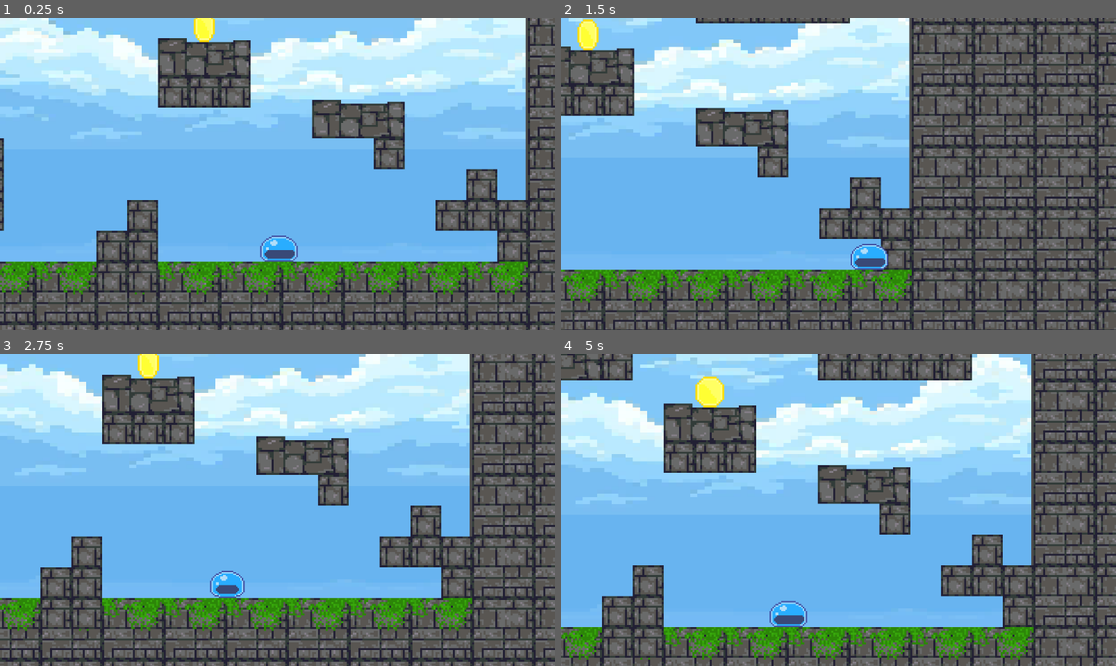
Above: before the commit, frames 1-4 (two rows, left to right).
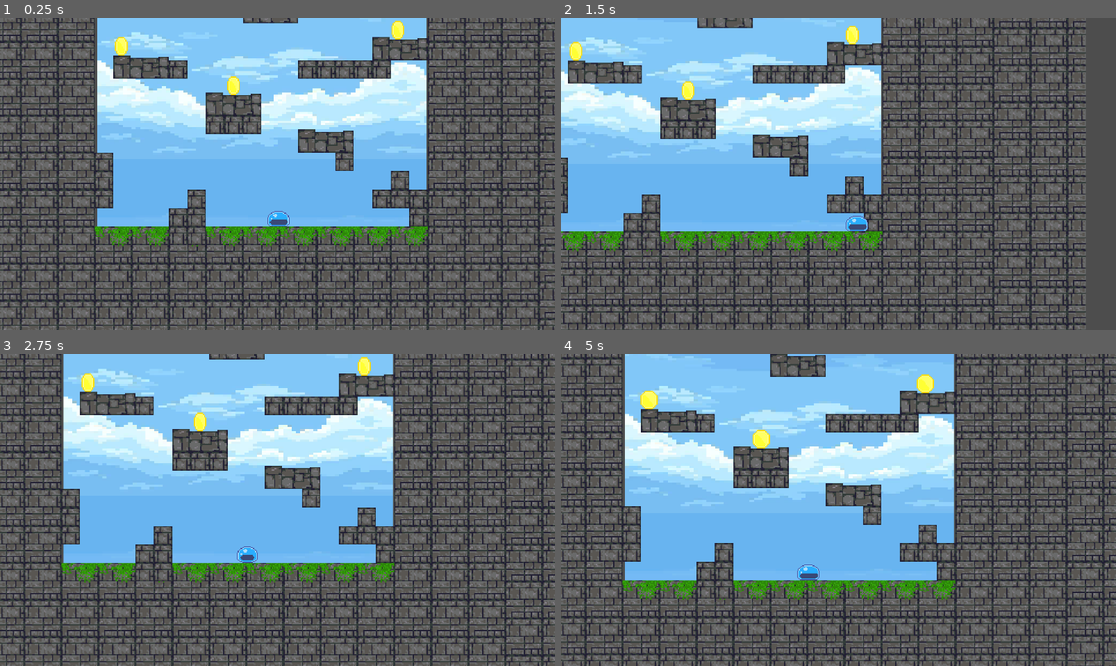
Above: after the commit, the same moments.

Repository: SequoyahGeber/Game-Godot
Game: Godot game, scene res://game.tscn
Same seed, same stepped clock (60 frames per second), same inputs: the game is played once before the commit and once after it.
Inputs:
- Up to frame 1 (0.25 s): no input
- Up to frame 2 (1.5 s): tap Enter (ui_accept) at 0.5, 0.77 s; hold D (move_right) from 0.53 s (still down)
- Up to frame 3 (2.75 s): tap Enter (ui_accept) at 1.52 s; release D (move_right) at 2.03 s; hold A (move_left) from 2.03 s (still down)
- Up to frame 4 (5 s): release A (move_left) at 2.78 s; hold D (move_right) 2.78-4.28 s; tap Enter (ui_accept) at 3.02, 3.77, 4.52 s; hold A (move_left) from 4.28 s (still down)

The runs differ from the first frame. In frame 1, 70% of the frame differs, in the area x 0-100%, y 0-100%; in frame 2, 57%; in frame 3, 66%; in frame 4, 67%.

Commit message:
another mid dev push

Diff:
--- /dev/null
+++ b/HUD.tscn
@@ -0,0 +1,3 @@
+[gd_scene format=3 uid="uid://dw40qxp2secxi"]
+
+[node name="CanvasLayer" type="CanvasLayer"]
--- a/project.godot
+++ b/project.godot
@@ -13,7 +13,15 @@
 config/name="Game"
 run/main_scene="uid://buawfitytxpo1"
 config/features=PackedStringArray("4.4", "GL Compatibility")
+boot_splash/show_image=false
+boot_splash/fullsize=false
+boot_splash/use_filter=false
 config/icon="res://icon.svg"
+
+[display]
+
+window/size/viewport_width=1920
+window/size/viewport_height=1080
 
 [input]
 
--- /dev/null
+++ b/scripts/gameManager.gd
@@ -0,0 +1,11 @@
+extends Node
+
+
+# Called when the node enters the scene tree for the first time.
+func _ready() -> void:
+	pass # Replace with function body.
+
+
+# Called every frame. 'delta' is the elapsed time since the previous frame.
+func _process(delta: float) -> void:
+	pass
Not shown, added: scripts/gameManager.gd.uid
